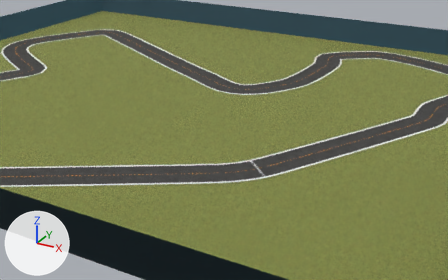
Before and after pictures for a commit that changed the COLLADA model bundle/meshes/2022_september_pro_cw/2022_september_pro_cw.dae.
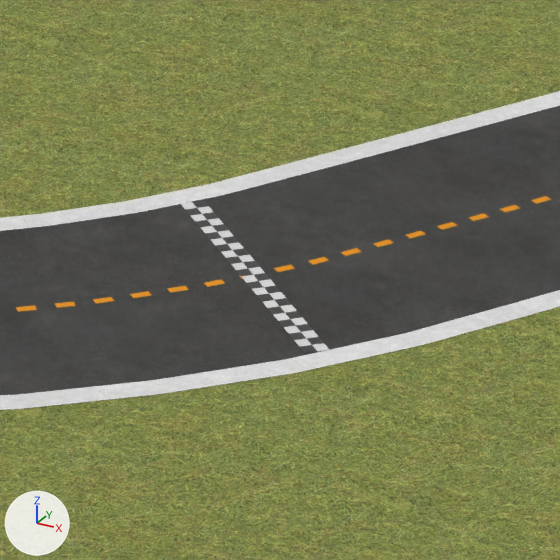
Each version appears first from a camera (50 mm lens) standing at (10.92, -16.51, 6.88) and looking at (4.07, -4.06, 0.66), and next in a close-up on the part from 52% to 65% of the width and 50% to 71% of the height. The lights are fixed; the arrows at lower left show +X, +Y and +Z.

The first close-up shows 'StartLine', 'cl', 'field', 'il', 'ol', 'road'.
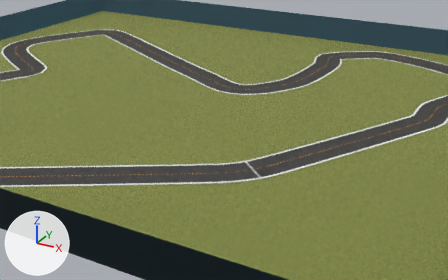
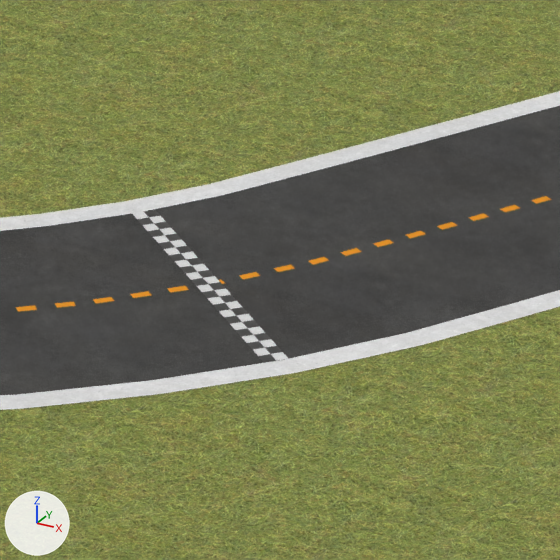
The change, as a diff of the scene's bpy script:
```diff
--- a/bundle/meshes/2022_september_pro_cw/2022_september_pro_cw.dae.py
+++ b/bundle/meshes/2022_september_pro_cw/2022_september_pro_cw.dae.py
@@ ob_startline @@
 ob_startline = bpy.data.objects.new('StartLine', me_plane)
-ob_startline.location = (4.935, -3.89, 0.003)
-ob_startline.rotation_euler = (0.0, 0.0, -0.0279)  # degrees (0, 0, -1.6)
+ob_startline.location = (4.858, -3.995, 0.003)
+ob_startline.rotation_euler = (0.0, 0.0, 0.000383)  # degrees (0, 0, 0)
```

Location of each change, [x1, y1, x2, y2] in pixels of the close-ups (560 x 560 px):
'StartLine', moved, turned
    before: [181, 200, 330, 353]
    after: [132, 210, 288, 362]
